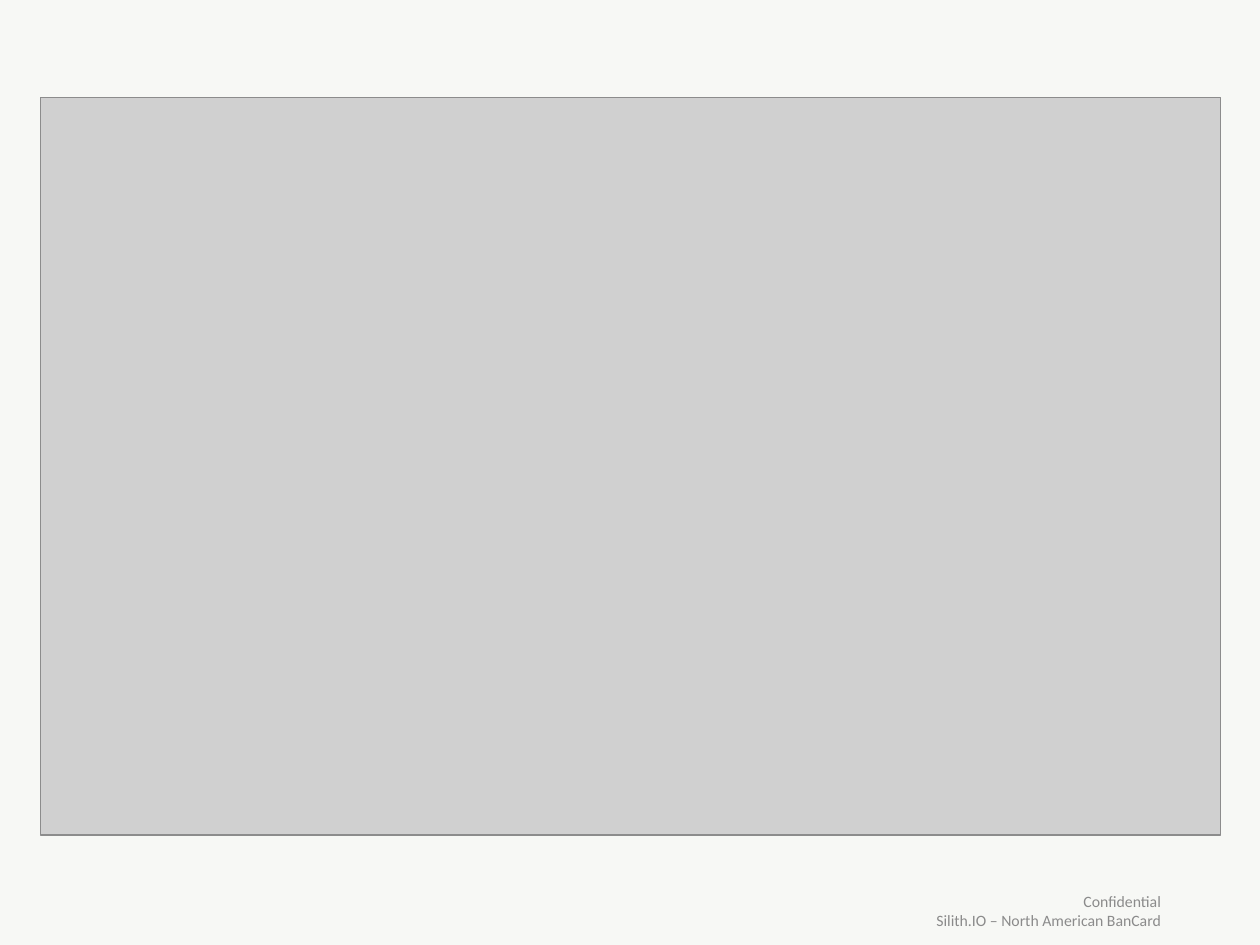
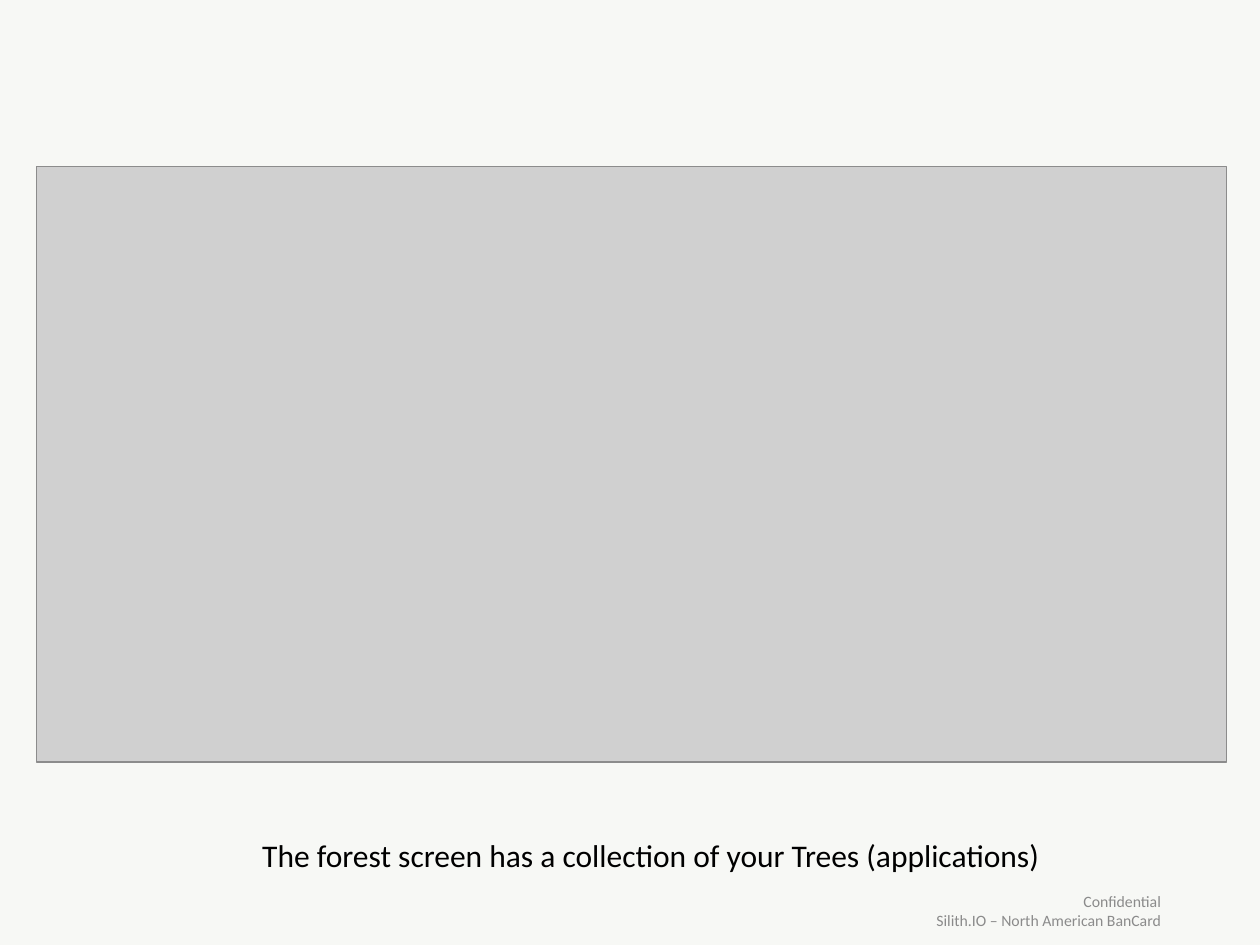
Before and after one commit to bclark8923/AnnoTree, a slide deck: slide 5 of Docs/Pitches/AnnoTreePresentation_External.pptx (slide 6 before the commit). Drawn at 1260x945 pixels with LibreOffice and Linux fonts; fonts in the diff are those of the drawing; grey boxes stand for pictures. Boxes give left, top, right and bottom in pixels: in the first picture for what was removed or moved away, otherwise in the second. Text is boxed around its words. In the diff, an @@ line names an element or a change of style, - is before the commit and + after.

```diff
--- a/Docs/Pitches/AnnoTreePresentation_External.pptx
+++ b/Docs/Pitches/AnnoTreePresentation_External.pptx
@@ picture: place and size @@
-picture at [40,97,1221,835]
+picture at [37,166,1227,762]
@@ text added at [262,844,1038,872], 18 pt, text #000000 @@
+The forest screen has a collection of your Trees (applications)
```
Also in this commit, not shown: 5 other slides changed, 2 slides removed, 6 other files.
